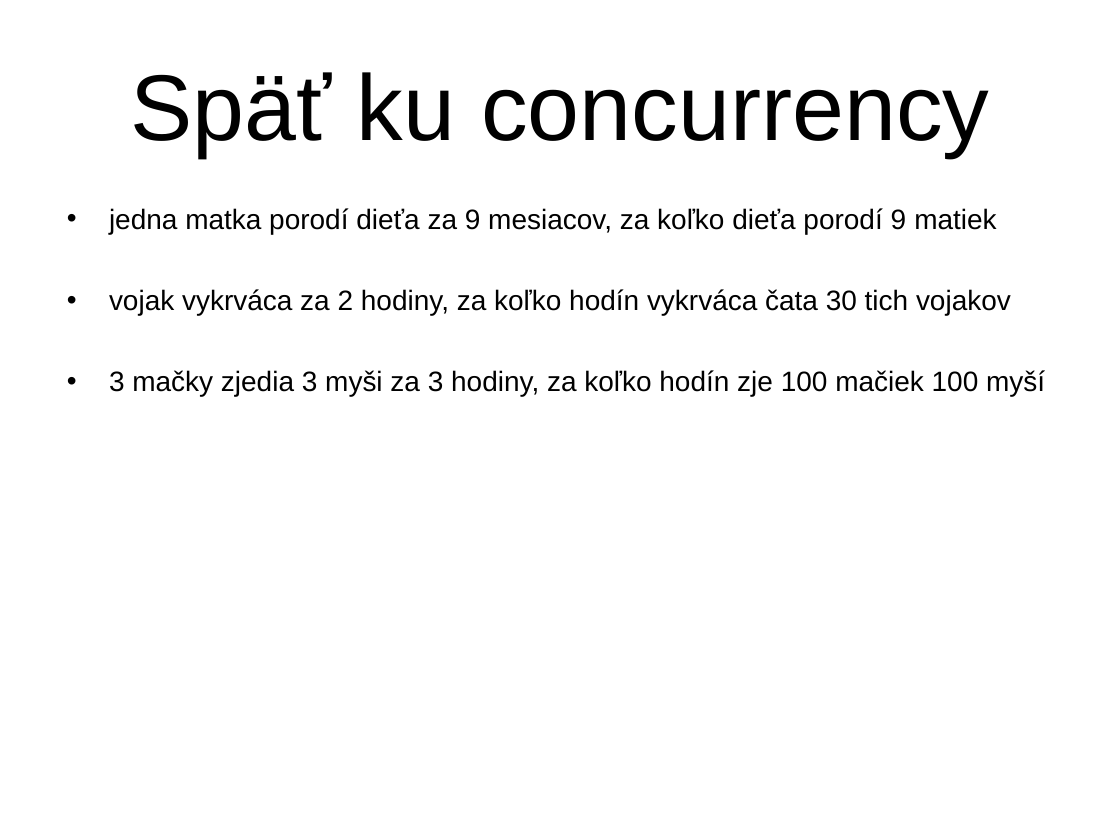
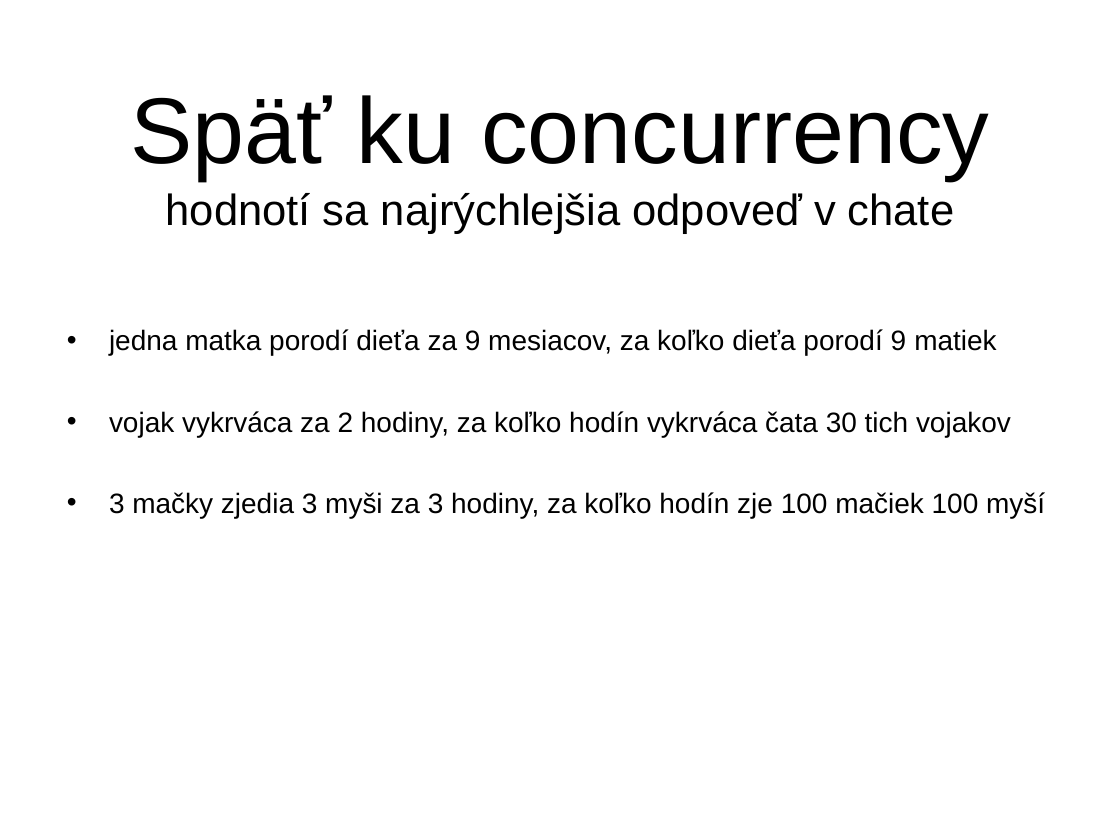
Before and after one commit to Programovanie4/Prednasky, a slide deck: slide 44 of 09/09_java.ppt (slide 33 before the commit). Drawn at 1120x840 pixels with LibreOffice and Linux fonts; fonts in the diff are those of the drawing. Boxes give left, top, right and bottom in pixels: in the first picture for what was removed or moved away, otherwise in the second. Text is boxed around its words. In the diff, an @@ line names an element or a change of style, - is before the commit and + after.

```diff
--- a/09/09_java.ppt
+++ b/09/09_java.ppt
@@ title at box(130, 95, 989, 234): text changed; size 60 to 28 pt @@
-Späť ku concurrency
+Späť ku concurrency
+hodnotí sa najrýchlejšia odpoveď v chate
@@ text "jedna matka porodí dieťa za ...": place and size @@
-text "jedna matka porodí dieťa za ..." at box(109, 208, 1045, 397)
+text "jedna matka porodí dieťa za ..." at box(109, 329, 1045, 518)
```
Also in this commit, not shown: 11 other slides changed, 11 slides added, 4 other files.
